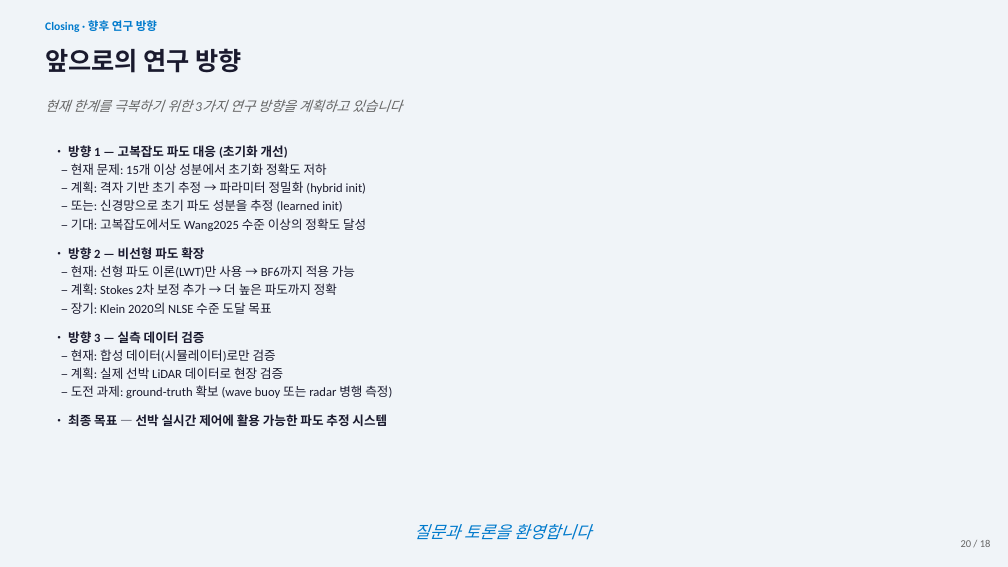
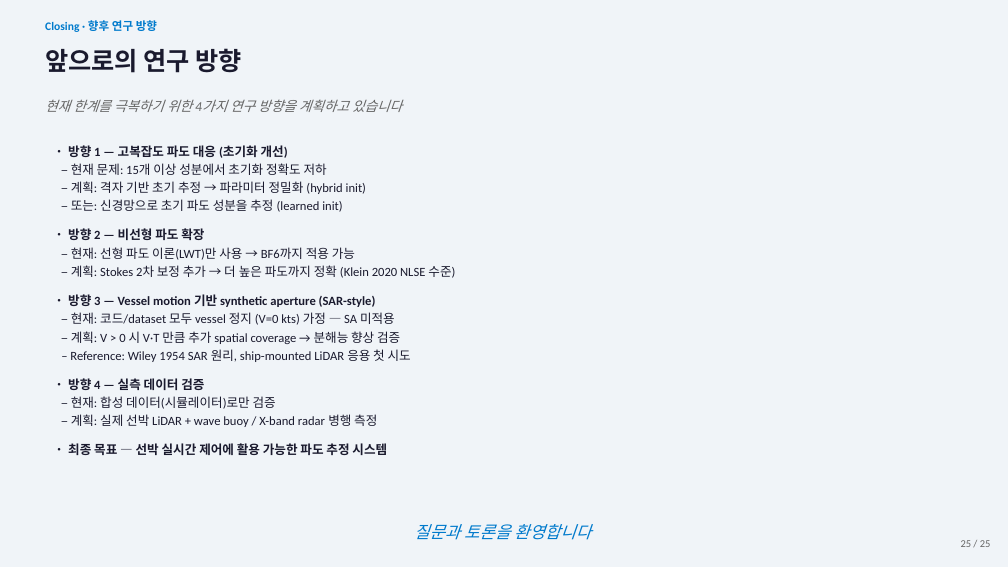
Before and after one commit to SAEYONGPARK94/wavesplat, a slide deck: slide 25 of wavesplat/docs/labmeeting_2026_05_13.pptx. Drawn at 1008x567 pixels with LibreOffice and Linux fonts; fonts in the diff are those of the drawing. Boxes give left, top, right and bottom in pixels: in the first picture for what was removed or moved away, otherwise in the second. Text is boxed around its words. In the diff, an @@ line names an element or a change of style, - is before the commit and + after.

```diff
--- a/wavesplat/docs/labmeeting_2026_05_13.pptx
+++ b/wavesplat/docs/labmeeting_2026_05_13.pptx
@@ text at [45, 99, 402, 112]: text changed @@
-현재 한계를 극복하기 위한 3가지 연구 방향을 계획하고 있습니다
+현재 한계를 극복하기 위한 4가지 연구 방향을 계획하고 있습니다
@@ text at [71, 218, 366, 231]: paragraph removed @@
-– 기대: 고복잡도에서도 Wang2025 수준 이상의 정확도 달성
@@ text at [68, 265, 455, 390]: text changed @@
-– 계획: Stokes 2차 보정 추가 → 더 높은 파도까지 정확
-– 장기: Klein 2020의 NLSE 수준 도달 목표
-• 방향 3 — 실측 데이터 검증
+– 계획: Stokes 2차 보정 추가 → 더 높은 파도까지 정확 (Klein 2020 NLSE 수준)
+• 방향 3 — Vessel motion 기반 synthetic aperture (SAR-style)
+– 현재: 코드/dataset 모두 vessel 정지 (V=0 kts) 가정 — SA 미적용
+– 계획: V > 0 시 V·T 만큼 추가 spatial coverage → 분해능 향상 검증
+– Reference: Wiley 1954 SAR 원리, ship-mounted LiDAR 응용 첫 시도
+• 방향 4 — 실측 데이터 검증
@@ text at [71, 414, 377, 427]: text changed @@
-– 계획: 실제 선박 LiDAR 데이터로 현장 검증
-– 도전 과제: ground-truth 확보 (wave buoy 또는 radar 병행 측정)
+– 계획: 실제 선박 LiDAR + wave buoy / X-band radar 병행 측정
@@ text at [961, 540, 991, 547]: text changed @@
-20 / 18
+25 / 25
```
Also in this commit, not shown: 23 other slides changed, 2 other files.
